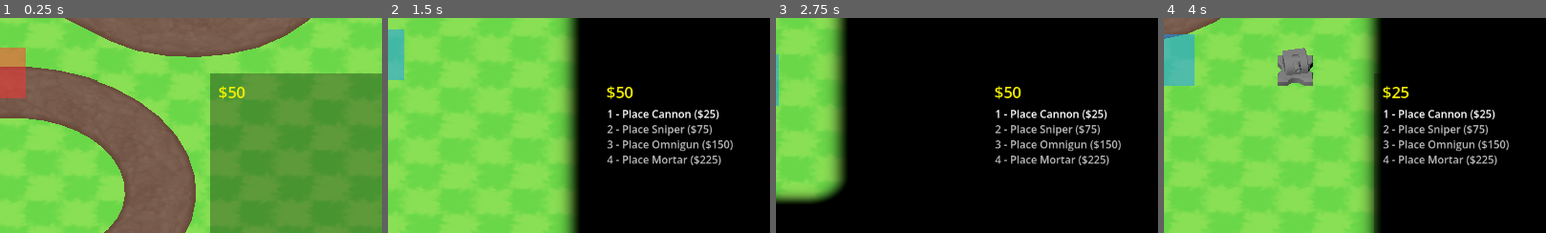
Above: before the commit, frames 1-4 (left to right).
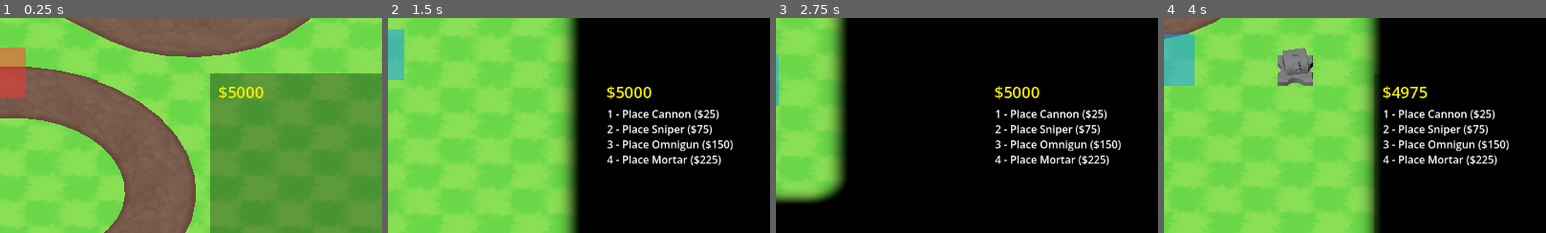
Above: after the commit, the same moments.

Repository: dairycultist/furry-roguelike-platformer
Game: Godot game, scene res://scene.tscn
Two runs of this game, one before a commit and one after it. Both use one fixed random seed, a clock stepped at 60 frames per second and the inputs below.
Inputs:
- Up to frame 1 (0.25 s): no input
- Up to frame 2 (1.5 s): tap Space (start_wave) at 0.5 s; hold Right (pan_right) 0.53-1.28 s; tap X (camalt_negative) at 0.6 s; hold Down (pan_down) from 1.28 s (still down); tap Z (camalt_positive) at 1.35 s
- Up to frame 3 (2.75 s): release Down (pan_down) at 2.03 s; hold Right (pan_right) from 2.03 s (still down); hold Shift (modify_action) from 2.03 s (still down)
- Up to frame 4 (4 s): release Right (pan_right) at 2.78 s; release Shift (modify_action) at 2.78 s; hold Up (pan_up) 2.78-3.53 s; tap Space (start_wave) at 2.85 s; hold Left (pan_left) from 3.53 s (still down); tap 1 (tool_1) at 3.6 s
The pictures show only the part of the screen within x 50-100%, y 35-85%; the shares and areas given below are measured in that part.

The runs differ from the first frame. In frame 1, 0.1% of the frame differs, in the area x 64-69%, y 32-38%; in frame 2, 1.5%; in frame 3, 1.5%; in frame 4, 1.6%, in the area x 57-91%, y 32-69%.

Commit message:
Mortar projectile

Diff:
--- a/player.gd
+++ b/player.gd
@@ -38,7 +38,7 @@
 		tower_packed_scene_to_example[load("res://tower/mortar/mortar1.tscn")]
 	];
 
-	money = 50;
+	money = 5000;
 
 func _process(delta: float) -> void:
 
--- a/tower/mortar.gd
+++ b/tower/mortar.gd
@@ -1,4 +1,6 @@
 extends Tower;
+
+const mortar_projectile_prefab = preload("res://tower/mortar_projectile.tscn");
 
 func _process(delta: float) -> void:
 	super._process(delta);
@@ -16,5 +18,11 @@
 	$Head/Barrel.scale = Vector3(1.2, 1.2, 0.7);
 	$Head/Barrel/MuzzleFlash.scale = Vector3(1.5, 1.5, 2.5);
 
-	# TODO return null and throw a projectile
-	return [in_range[0]];
+	# throw a projectile
+	var proj := mortar_projectile_prefab.instantiate();
+
+	add_child(proj);
+	proj.global_position = $Head/Barrel/MuzzleFlash.global_position;
+	proj.initialize_velocity(proj.global_position, in_range[0].global_position);
+
+	return [];
--- /dev/null
+++ b/tower/mortar_projectile.gd
@@ -0,0 +1,18 @@
+extends Node3D
+
+var _velocity : Vector3;
+
+func initialize_velocity(source: Vector3, dest: Vector3):
+
+	_velocity.x = dest.x - source.x;
+	_velocity.z = dest.z - source.z;
+
+	_velocity.y = dest.y - source.y + ProjectSettings.get_setting("physics/3d/default_gravity") / 2.0;
+
+func _process(delta: float) -> void:
+
+	global_position += _velocity * delta;
+	_velocity.y -= ProjectSettings.get_setting("physics/3d/default_gravity") * delta;
+
+	if (global_position.y < 0.0):
+		queue_free();
--- /dev/null
+++ b/tower/mortar_projectile.tscn
@@ -0,0 +1,13 @@
+[gd_scene format=3 uid="uid://3vl6d8q1ji5y"]
+
+[ext_resource type="Script" uid="uid://dxwqm6u2ouanb" path="res://tower/mortar_projectile.gd" id="1_7x6ix"]
+
+[sub_resource type="SphereMesh" id="SphereMesh_lxpj2"]
+radius = 0.2
+height = 0.4
+
+[node name="MortarProjectile" type="Node3D" unique_id=189265295]
+script = ExtResource("1_7x6ix")
+
+[node name="Mesh" type="MeshInstance3D" parent="." unique_id=945560455]
+mesh = SubResource("SphereMesh_lxpj2")
Not shown, added: tower/mortar_projectile.gd.uid
Not shown, changed: README.md
